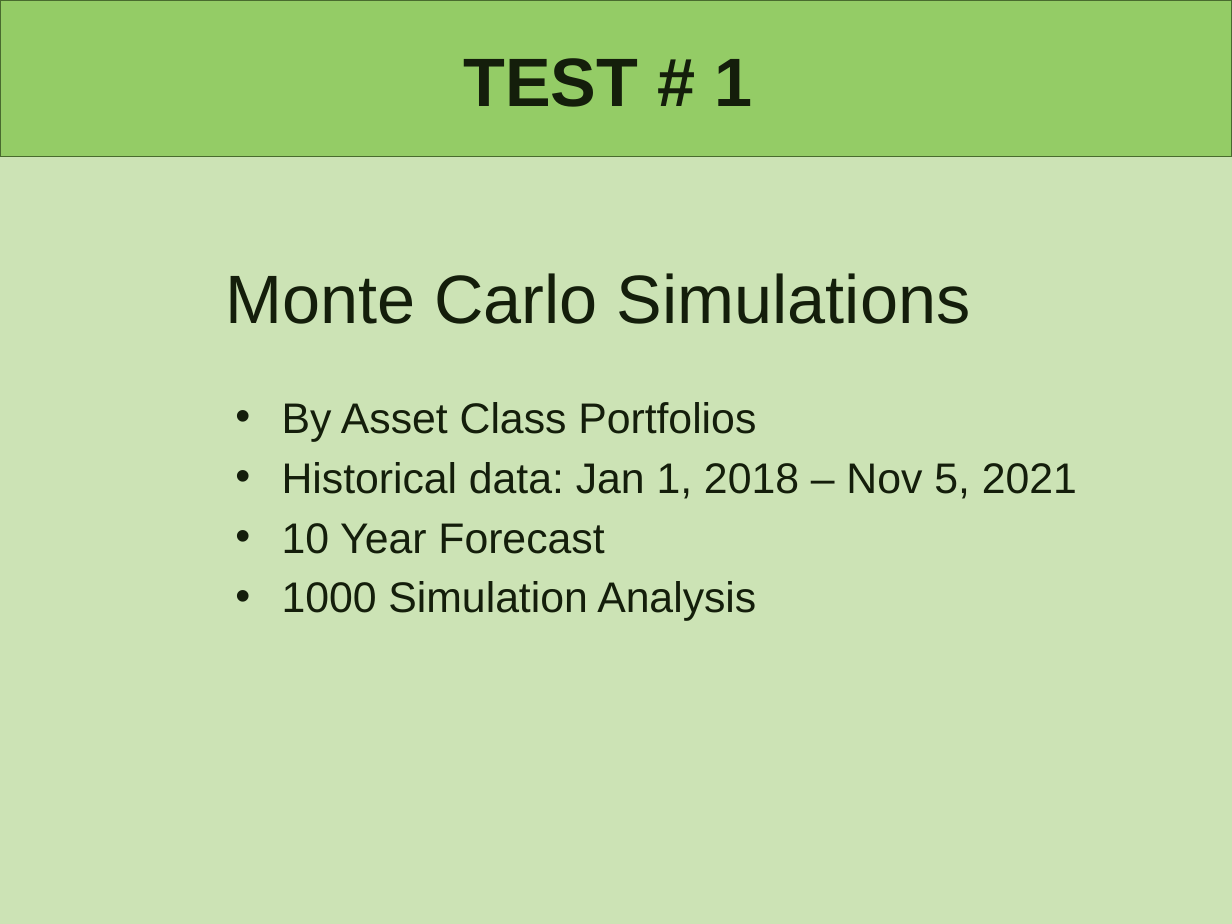
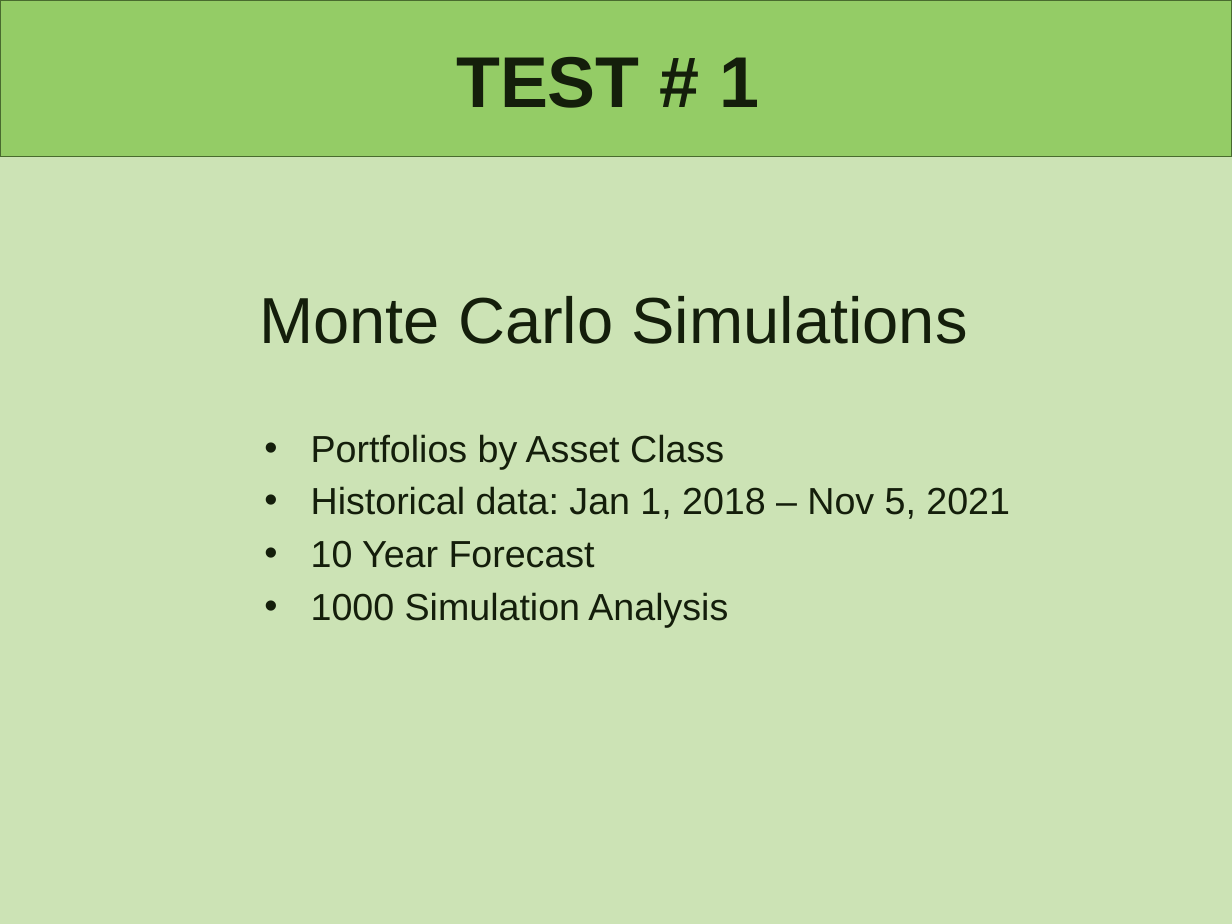
Before and after one commit to lindseyhardouin/Challenging_the_Status_Quo, a slide deck: slide 3 of presentation/P1- Challening the Status Quo.pptx. Drawn at 1232x924 pixels with LibreOffice and Linux fonts; fonts in the diff are those of the drawing. Boxes give left, top, right and bottom in pixels: in the first picture for what was removed or moved away, otherwise in the second. Text is boxed around its words. In the diff, an @@ line names an element or a change of style, - is before the commit and + after.

```diff
--- a/presentation/P1- Challening the Status Quo.pptx
+++ b/presentation/P1- Challening the Status Quo.pptx
@@ title "TEST # 1" at [456, 57, 759, 108]: size 40 to 42 pt @@
@@ text "Monte Carlo Simulations": place and size @@
-text "Monte Carlo Simulations" at [225, 273, 970, 324]
+text "Monte Carlo Simulations" at [259, 296, 968, 344]
@@ text "Monte Carlo Simulations" at [259, 296, 968, 344]: size 40 to 38 pt @@
@@ text "Portfolios by Asset Class": place and size @@
-text "Portfolios by Asset Class" at [282, 402, 1077, 621]
+text "Portfolios by Asset Class" at [311, 434, 1010, 627]
@@ text at [311, 434, 724, 469]: text changed; size 25 to 22 pt @@
-• By Asset Class Portfolios
+• Portfolios by Asset Class
@@ text at [311, 486, 1010, 627]: size 25 to 22 pt in "Historical data: Jan 1, 2018 – Nov ...", "10 Year Forecast", "1000 Simulation Analysis" @@
```
Also in this commit, not shown: 5 other slides changed, 7 slides removed.
